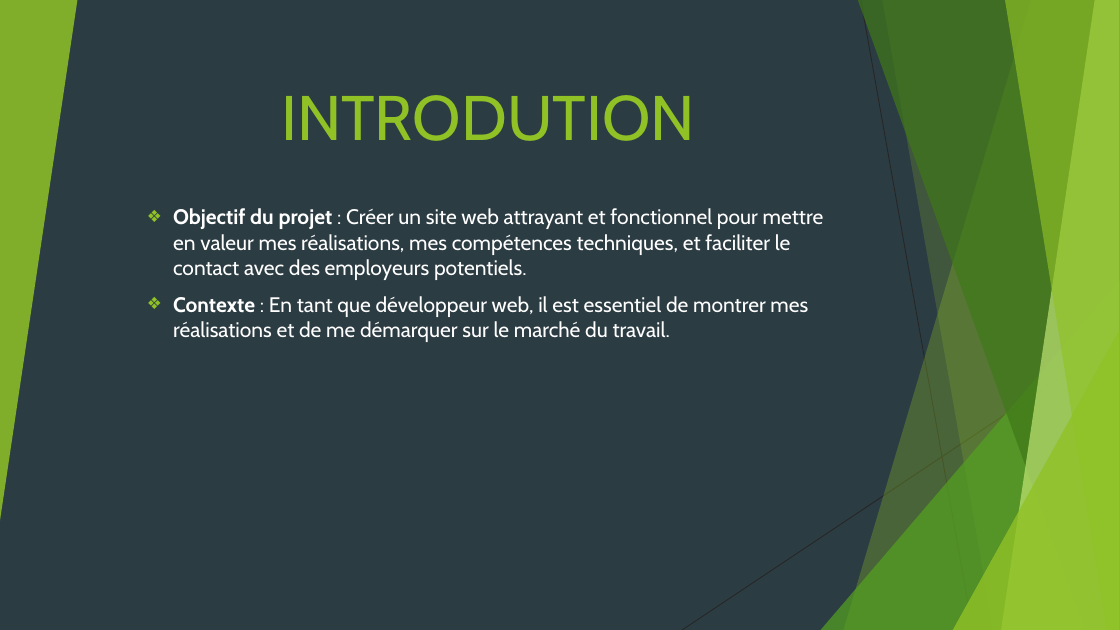
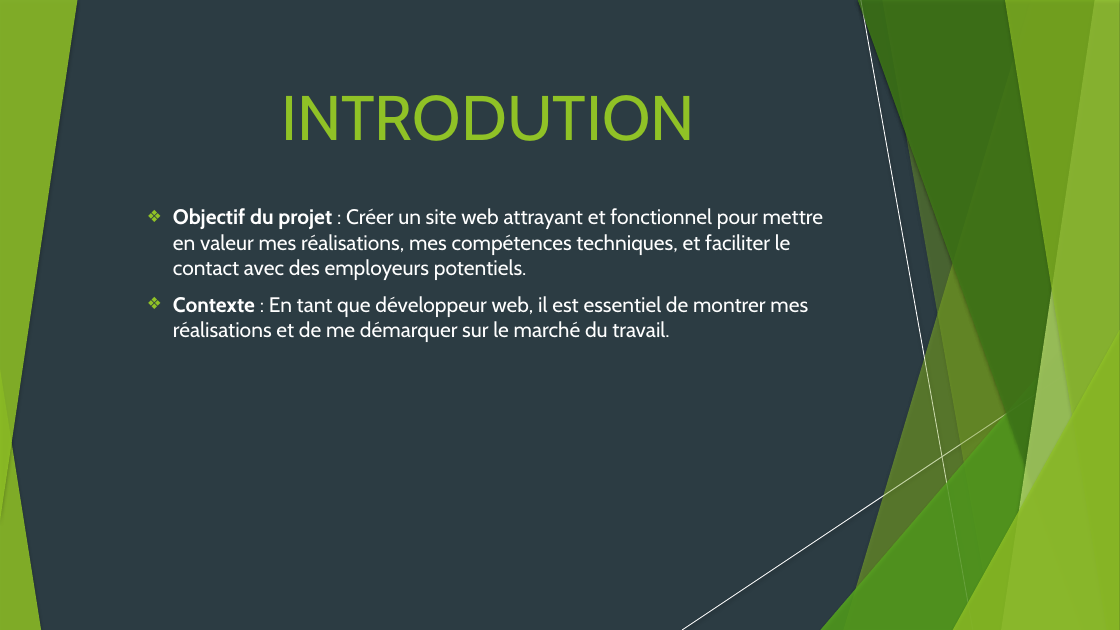
Before and after one commit to charifa93/Portfolio, a slide deck: slide 3 of documentation/Cahier de charges.pptm. Drawn at 1120x630 pixels with LibreOffice and Linux fonts; fonts in the diff are those of the drawing. Boxes give left, top, right and bottom in pixels: in the first picture for what was removed or moved away, otherwise in the second. Text is boxed around its words. In the diff, an @@ line names an element or a change of style, - is before the commit and + after.

```diff
--- a/documentation/Cahier de charges.pptm
+++ b/documentation/Cahier de charges.pptm
@@ shadow on in 7 elements at <box>844,0,1120,630</box>, <box>821,280,1120,630</box>, <box>858,0,1120,630</box>, <box>1002,0,1120,630</box>, <box>1005,0,1120,630</box>, <box>953,330,1120,630</box>, <box>0,0,77,521</box> @@
@@ line (861, 0) - (973, 630): stroke #262626 0.75 pt to #FFFFFF 0.74 pt @@
@@ freeform shape at <box>882,0,1120,630</box>: shadow on; outline redrawn @@
@@ line (1120, 339) - (682, 630): stroke #262626 0.75 pt to #FFFFFF 0.74 pt @@
@@ group added at <box>821,0,1120,630</box>: 5 freeform shapes, 2 triangles @@
@@ triangle added at <box>0,369,41,630</box>, fill #90C226 at 85% opacity @@
```
Also in this commit, not shown: 2 other slides changed, 13 slides added, 35 other files.
